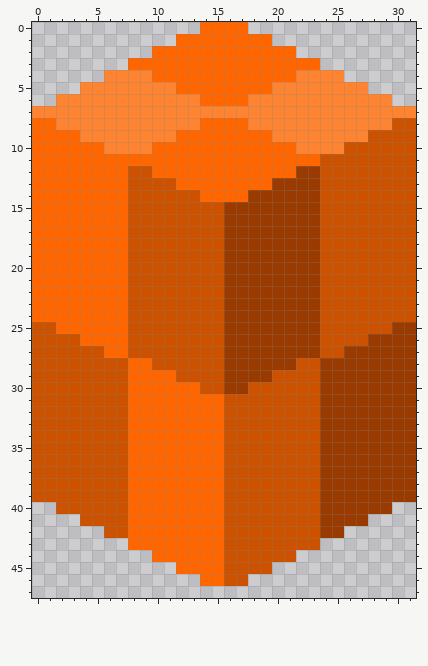
One commit to this pixel-art sprite: tiles/2.png. The first picture shows the starting point.
The file is 32x48 pixels.
After:
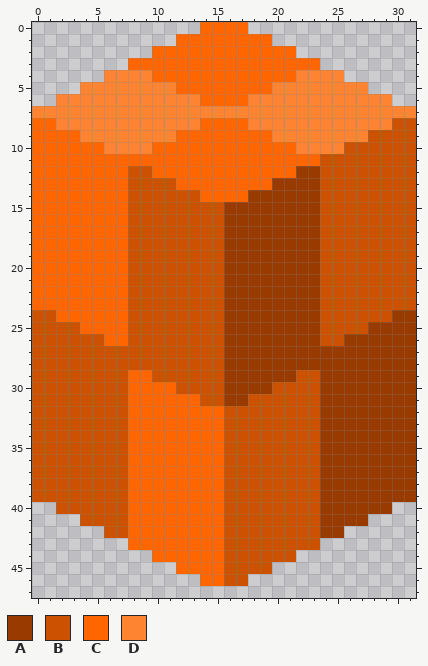
Palette (. is transparent): A #993a00  B #cc5100  C #ff6600  D #ff8432
The commit says: another graphic fix
Changes in this commit:
Colour B becomes colour A in row 24 at x 30 to 31; in row 25 at x 28 to 29; in row 26 at x 26 to 27; in row 27 at x 24 to 25; in row 28 at x 22 to 23; in row 29 at x 20 to 21.
Colour B becomes colour A in row 30 at x 18 to 19; in row 31 at x 16 to 17.
Colour C becomes colour B in row 24 at x 0 to 1; in row 25 at x 2 to 3; in row 26 at x 4 to 5; in row 27 at x 6 to 7; in row 28 at x 8 to 9; in row 29 at x 10 to 11.
Colour C becomes colour B in row 30 at x 12 to 13; in row 31 at x 14 to 15.
